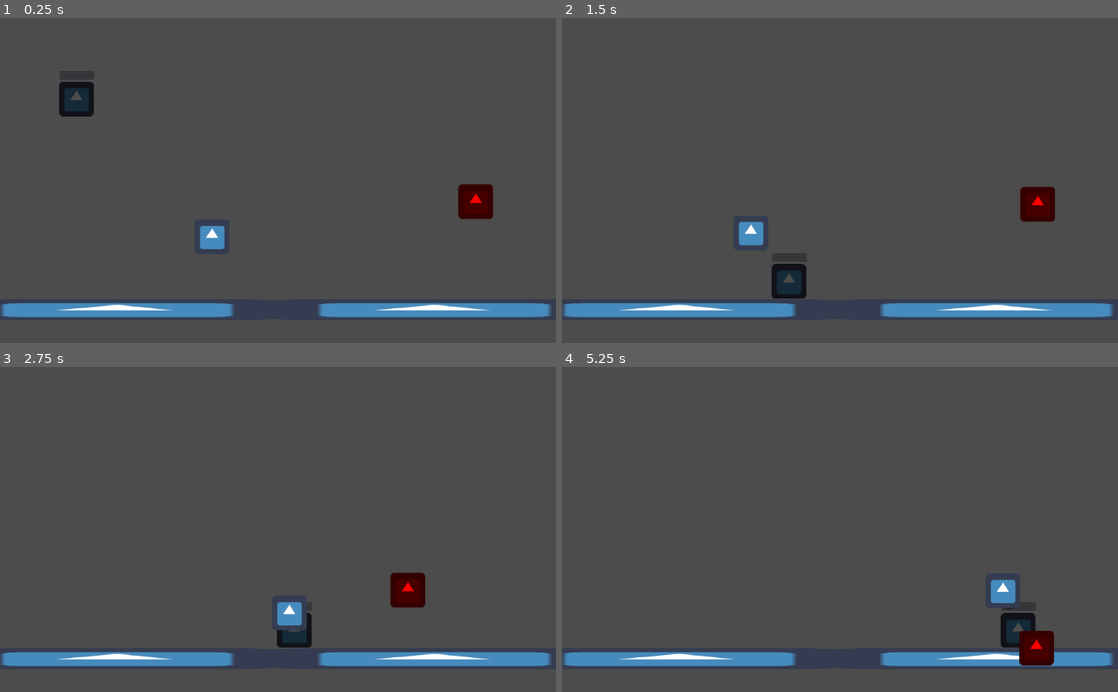
Above: before the commit, frames 1-4 (two rows, left to right).
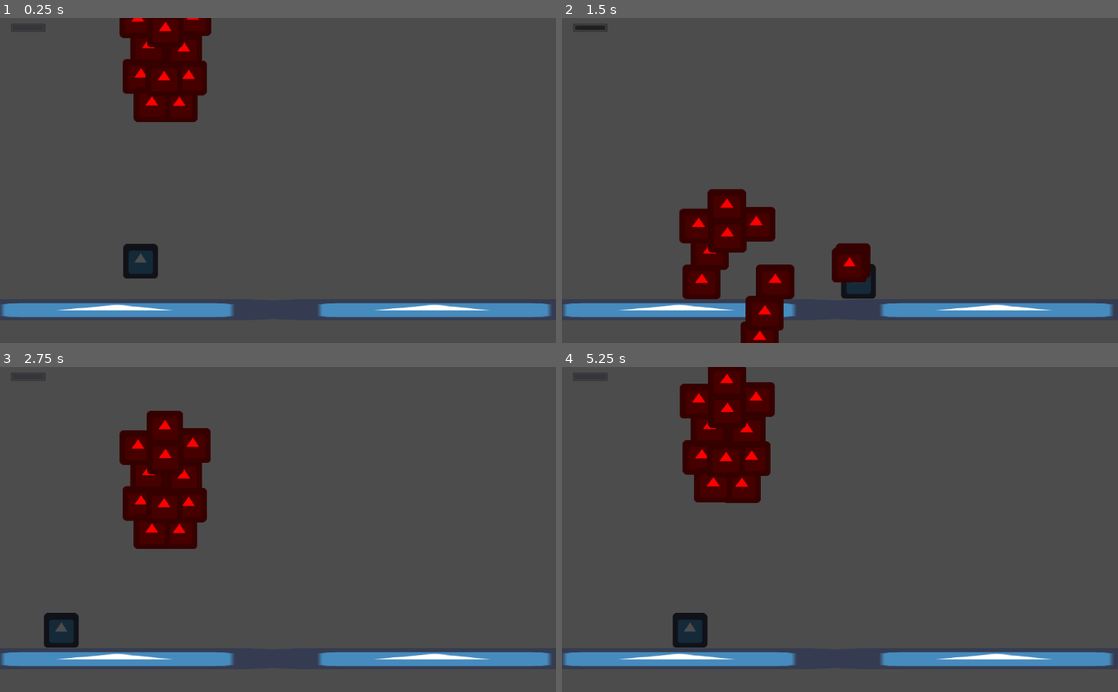
Above: after the commit, the same moments.

Repository: uspgamedev/welcome-to-your-mind
Game: Godot game, scene res://Stages/TestLevel.tscn
The game is run twice, just before and just after one commit, with the same random seed, the same clock (stepped at 60 frames per second) and the same inputs. The engine's default icon, where the game draws it, is replaced by a stand-in: a white triangle on a blue panel in a dark square. Sound files missing from this copy of the repository are replaced by a short silence.
Inputs:
- Up to frame 1 (0.25 s): no input
- Up to frame 2 (1.5 s): hold Right (ui_right) from 0.53 s (still down); tap Up (ui_up) at 0.77 s
- Up to frame 3 (2.75 s): tap Up (ui_up) at 1.52 s; release Right (ui_right) at 2.03 s; hold Left (ui_left) from 2.03 s (still down)
- Up to frame 4 (5.25 s): release Left (ui_left) at 2.78 s; hold Right (ui_right) 2.78-4.28 s; tap Up (ui_up) at 3.02, 3.77, 4.52 s; hold Left (ui_left) 4.28-5.03 s; hold Right (ui_right) from 5.03 s (still down)

The runs differ from the first frame. In frame 1, 6.8% of the frame differs, in the area x 2-89%, y 0-81%; in frame 2, 7.5%; in frame 3, 7.6%; in frame 4, 7.9%, in the area x 2-89%, y 0-92%.

Commit message:
Player fixes and TriggerWave movement

Diff:
--- a/Player/Player.gd
+++ b/Player/Player.gd
@@ -14,8 +14,8 @@
 var shake_counter = 0
 var triggers = []
 
-onready var timer = get_node("Timer")
-onready var timerbar = get_node("ProgressBar")
+onready var timer = get_node("DeathTimer")
+onready var timerbar = get_node("CanvasLayer/ProgressBar")
 
 func ready():
 	timerbar.value = 0
@@ -69,11 +69,11 @@
 func free_trigger():
 	shake_counter = 0
 	if triggers.empty():
+		timer.stop()
+		timerbar.value = 0
 		return
 	var trig = triggers.pop_back()
 	trig.shaked_off()
-	timer.stop()
-	timerbar.value = 0
 
 func add_trigger(trigger):
 	var pos = trigger.get_global_position() - get_global_position()
@@ -86,5 +86,5 @@
 func die():
     get_tree().change_scene("res://Stages/TestLevel.tscn")
 
-func _on_Timer_timeout():
+func _on_DeathTimer_timeout():
 	self.die()
--- a/Player/Player.tscn
+++ b/Player/Player.tscn
@@ -38,23 +38,31 @@
 one_shot = false
 autostart = false
 
-[node name="Timer" type="Timer" parent="." index="3"]
+[node name="DeathTimer" type="Timer" parent="." index="3"]
 
 process_mode = 1
-wait_time = 5.0
+wait_time = 1.0
 one_shot = false
 autostart = false
 
-[node name="ProgressBar" type="ProgressBar" parent="." index="4"]
+[node name="CanvasLayer" type="CanvasLayer" parent="." index="4"]
+
+layer = 1
+offset = Vector2( 0, 0 )
+rotation = 0.0
+scale = Vector2( 1, 1 )
+transform = Transform2D( 1, 0, 0, 1, 0, 0 )
+
+[node name="ProgressBar" type="ProgressBar" parent="CanvasLayer" index="0"]
 
 anchor_left = 0.0
 anchor_top = 0.0
 anchor_right = 0.0
 anchor_bottom = 0.0
-margin_left = -31.0
-margin_top = -52.0
-margin_right = 33.0
-margin_bottom = -36.0
+margin_left = 20.0
+margin_top = 10.0
+margin_right = 84.0
+margin_bottom = 26.0
 rect_pivot_offset = Vector2( 0, 0 )
 rect_clip_content = false
 mouse_filter = 0
@@ -62,15 +70,15 @@
 size_flags_horizontal = 1
 size_flags_vertical = 0
 min_value = 0.0
-max_value = 5.0
+max_value = 1.0
 step = 1.0
 page = 0.0
 value = 0.0
 exp_edit = false
 rounded = false
 percent_visible = false
-_sections_unfolded = [ "Percent" ]
+_sections_unfolded = [ "Percent", "Rect" ]
 
 [connection signal="timeout" from="ShakeTimer" to="." method="_on_ShakeTimer_timeout"]
 
-[connection signal="timeout" from="Timer" to="." method="_on_Timer_timeout"]
+[connection signal="timeout" from="DeathTimer" to="." method="_on_DeathTimer_timeout"]
--- /dev/null
+++ b/Stages/Depression/Enemies/TriggerWave.gd
@@ -0,0 +1,13 @@
+extends Node2D
+
+export (int)var SPEED = 300
+export (Vector2)var DIRECTION = Vector2(0, 1)
+
+
+func _physics_process(delta):
+	var velocity = DIRECTION.normalized() * SPEED * delta
+	set_position(get_position() + velocity)
+
+func _on_FloorDetectionArea_body_entered(body):
+	if body.is_in_group("floor"):
+		queue_free()
--- a/Stages/Depression/Enemies/TriggerWave.tscn
+++ b/Stages/Depression/Enemies/TriggerWave.tscn
@@ -1,35 +1,16 @@
-[gd_scene load_steps=15 format=2]
-
-[ext_resource path="res://Stages/Depression/Enemies/TriggerBase.tscn" type="PackedScene" id=1]
-[ext_resource path="res://Stages/Depression/Enemies/TriggerBad.gd" type="Script" id=2]
-
-[sub_resource type="CircleShape2D" id=1]
+[gd_scene load_steps=17 format=2]
+
+[ext_resource path="res://Stages/Depression/Enemies/TriggerWave.gd" type="Script" id=1]
+[ext_resource path="res://Stages/Depression/Enemies/TriggerBase.tscn" type="PackedScene" id=2]
+[ext_resource path="res://Stages/Depression/Enemies/TriggerBad.gd" type="Script" id=3]
+
+[sub_resource type="CircleShape2D" id=3]
 
 custom_solver_bias = 0.0
 radius = 50.0
 
-[sub_resource type="Animation" id=3]
-
-resource_name = "idle"
-length = 1.4
-loop = true
-step = 0.1
-tracks/0/type = "value"
-tracks/0/path = NodePath(".:position")
-tracks/0/interp = 1
-tracks/0/loop_wrap = true
-tracks/0/imported = false
-tracks/0/enabled = true
-tracks/0/keys = {
-"times": PoolRealArray( 0, 0.7 ),
-"transitions": PoolRealArray( 1, 1 ),
-"update": 0,
-"values": [ Vector2( 0, 10 ), Vector2( 0, -10 ) ]
-}
-
 [sub_resource type="Animation" id=4]
 
-resource_name = "idle"
 length = 1.4
 loop = true
 step = 0.1
@@ -48,7 +29,6 @@
 
 [sub_resource type="Animation" id=5]
 
-resource_name = "idle"
 length = 1.4
 loop = true
 step = 0.1
@@ -67,7 +47,6 @@
 
 [sub_resource type="Animation" id=6]
 
-resource_name = "idle"
 length = 1.4
 loop = true
 step = 0.1
@@ -86,7 +65,6 @@
 
 [sub_resource type="Animation" id=7]
 
-resource_name = "idle"
 length = 1.4
 loop = true
 step = 0.1
@@ -105,7 +83,6 @@
 
 [sub_resource type="Animation" id=8]
 
-resource_name = "idle"
 length = 1.4
 loop = true
 step = 0.1
@@ -124,7 +101,6 @@
 
 [sub_resource type="Animation" id=9]
 
-resource_name = "idle"
 length = 1.4
 loop = true
 step = 0.1
@@ -143,7 +119,6 @@
 
 [sub_resource type="Animation" id=10]
 
-resource_name = "idle"
 length = 1.4
 loop = true
 step = 0.1
@@ -162,7 +137,6 @@
 
 [sub_resource type="Animation" id=11]
 
-resource_name = "idle"
 length = 1.4
 loop = true
 step = 0.1
@@ -181,24 +155,41 @@
 
 [sub_resource type="Animation" id=12]
 
-resource_name = "idle"
-length = 1.4
-loop = true
-step = 0.1
-tracks/0/type = "value"
-tracks/0/path = NodePath(".:position")
-tracks/0/interp = 1
-tracks/0/loop_wrap = true
-tracks/0/imported = false
-tracks/0/enabled = true
-tracks/0/keys = {
-"times": PoolRealArray( 0, 0.7 ),
-"transitions": PoolRealArray( 1, 1 ),
-"update": 0,
-"values": [ Vector2( 0, 10 ), Vector2( 0, -10 ) ]
-}
-
-[sub_resource type="Animation" id=2]
+length = 1.4
+loop = true
+step = 0.1
+tracks/0/type = "value"
+tracks/0/path = NodePath(".:position")
+tracks/0/interp = 1
+tracks/0/loop_wrap = true
+tracks/0/imported = false
+tracks/0/enabled = true
+tracks/0/keys = {
+"times": PoolRealArray( 0, 0.7 ),
+"transitions": PoolRealArray( 1, 1 ),
+"update": 0,
+"values": [ Vector2( 0, 10 ), Vector2( 0, -10 ) ]
+}
+
+[sub_resource type="Animation" id=13]
+
+length = 1.4
+loop = true
+step = 0.1
+tracks/0/type = "value"
+tracks/0/path = NodePath(".:position")
+tracks/0/interp = 1
+tracks/0/loop_wrap = true
+tracks/0/imported = false
+tracks/0/enabled = true
+tracks/0/keys = {
+"times": PoolRealArray( 0, 0.7 ),
+"transitions": PoolRealArray( 1, 1 ),
+"update": 0,
+"values": [ Vector2( 0, 10 ), Vector2( 0, -10 ) ]
+}
+
+[sub_resource type="Animation" id=1]
 
 resource_name = "pulse"
 length = 1.0
@@ -217,21 +208,29 @@
 "values": [ Vector2( 1, 1 ), Vector2( 1.1, 1 ) ]
 }
 
+[sub_resource type="RectangleShape2D" id=2]
+
+custom_solver_bias = 0.0
+extents = Vector2( 70, 20 )
+
 [node name="TriggerWave" type="Node2D" index="0"]
 
+script = ExtResource( 1 )
 _sections_unfolded = [ "Transform" ]
-
-[node name="TriggerBase" parent="." index="0" instance=ExtResource( 1 )]
+SPEED = 300
+DIRECTION = Vector2( 0, 1 )
+
+[node name="TriggerBase" parent="." index="0" instance=ExtResource( 2 )]
 
 editor/display_folded = true
 modulate = Color( 1, 0, 0, 1 )
 position = Vector2( 32.5022, 1.10803 )
-script = ExtResource( 2 )
+script = ExtResource( 3 )
 _sections_unfolded = [ "Visibility", "Z Index" ]
 
 [node name="CollisionShape2D" type="CollisionShape2D" parent="TriggerBase/Area2D" index="0"]
 
-shape = SubResource( 1 )
+shape = SubResource( 3 )
 
 [node name="ShakenOffTimer" type="Timer" parent="TriggerBase" index="2"]
 
@@ -240,21 +239,21 @@
 one_shot = true
 autostart = false
 
-[node name="TriggerBase2" parent="." index="1" instance=ExtResource( 1 )]
+[node name="TriggerBase2" parent="." index="1" instance=ExtResource( 2 )]
 
 editor/display_folded = true
 modulate = Color( 1, 0, 0, 1 )
 position = Vector2( 48.1808, -57.4263 )
-script = ExtResource( 2 )
+script = ExtResource( 3 )
 _sections_unfolded = [ "Visibility", "Z Index" ]
 
 [node name="AnimationPlayer" parent="TriggerBase2/Sprite" index="0"]
 
-anims/idle = SubResource( 3 )
+anims/idle = SubResource( 4 )
 
 [node name="CollisionShape2D" type="CollisionShape2D" parent="TriggerBase2/Area2D" index="0"]
 
-shape = SubResource( 1 )
+shape = SubResource( 3 )
 
 [node name="ShakenOffTimer" type="Timer" parent="TriggerBase2" index="2"]
 
@@ -263,21 +262,21 @@
 one_shot = true
 autostart = false
 
-[node name="TriggerBase3" parent="." index="2" instance=ExtResource( 1 )]
+[node name="TriggerBase3" parent="." index="2" instance=ExtResource( 2 )]
 
 editor/display_folded = true
 modulate = Color( 1, 0, 0, 1 )
 position = Vector2( -43.0146, 49.1909 )
-script = ExtResource( 2 )
+script = ExtResource( 3 )
 _sections_unfolded = [ "Visibility", "Z Index" ]
 
 [node name="AnimationPlayer" parent="TriggerBase3/Sprite" index="0"]
 
-anims/idle = SubResource( 4 )
+anims/idle = SubResource( 5 )
 
 [node name="CollisionShape2D" type="CollisionShape2D" parent="TriggerBase3/Area2D" index="0"]
 
-shape = SubResource( 1 )
+shape = SubResource( 3 )
 
 [node name="ShakenOffTimer" type="Timer" parent="TriggerBase3" index="2"]
 
@@ -286,21 +285,21 @@
 one_shot = true
 autostart = false
 
-[node name="TriggerBase4" parent="." index="3" instance=ExtResource( 1 )]
+[node name="TriggerBase4" parent="." index="3" instance=ExtResource( 2 )]
 
 editor/display_folded = true
 modulate = Color( 1, 0, 0, 1 )
 position = Vector2( -29.7682, -5.01938 )
-script = ExtResource( 2 )
+script = ExtResource( 3 )
 _sections_unfolded = [ "Visibility", "Z Index" ]
 
 [node name="AnimationPlayer" parent="TriggerBase4/Sprite" index="0"]
 
-anims/idle = SubResource( 5 )
+anims/idle = SubResource( 6 )
 
 [node name="CollisionShape2D" type="CollisionShape2D" parent="TriggerBase4/Area2D" index="0"]
 
-shape = SubResource( 1 )
+shape = SubResource( 3 )
 
 [node name="ShakenOffTimer" type="Timer" parent="TriggerBase4" index="2"]
 
@@ -309,21 +308,21 @@
 one_shot = true
 autostart = false
 
-[node name="TriggerBase5" parent="." index="4" instance=ExtResource( 1 )]
+[node name="TriggerBase5" parent="." index="4" instance=ExtResource( 2 )]
 
 editor/display_folded = true
 modulate = Color( 1, 0, 0, 1 )
 position = Vector2( 24.2963, 101.678 )
-script = ExtResource( 2 )
+script = ExtResource( 3 )
 _sections_unfolded = [ "Visibility", "Z Index" ]
 
 [node name="AnimationPlayer" parent="TriggerBase5/Sprite" index="0"]
 
-anims/idle = SubResource( 6 )
+anims/idle = SubResource( 7 )
 
 [node name="CollisionShape2D" type="CollisionShape2D" parent="TriggerBase5/Area2D" index="0"]
 
-shape = SubResource( 1 )
+shape = SubResource( 3 )
 
 [node name="ShakenOffTimer" type="Timer" parent="TriggerBase5" index="2"]
 
@@ -332,21 +331,21 @@
 one_shot = true
 autostart = false
 
-[node name="TriggerBase6" parent="." index="5" instance=ExtResource( 1 )]
+[node name="TriggerBase6" parent="." index="5" instance=ExtResource( 2 )]
 
 editor/display_folded = true
 modulate = Color( 1, 0, 0, 1 )
 position = Vector2( 40.8346, 51.8613 )
-script = ExtResource( 2 )
+script = ExtResource( 3 )
 _sections_unfolded = [ "Visibility", "Z Index" ]
 
 [node name="AnimationPlayer" parent="TriggerBase6/Sprite" index="0"]
 
-anims/idle = SubResource( 7 )
+anims/idle = SubResource( 8 )
 
 [node name="CollisionShape2D" type="CollisionShape2D" parent="TriggerBase6/Area2D" index="0"]
 
-shape = SubResource( 1 )
+shape = SubResource( 3 )
 
 [node name="ShakenOffTimer" type="Timer" parent="TriggerBase6" index="2"]
 
@@ -355,21 +354,21 @@
 one_shot = true
 autostart = false
 
-[node name="TriggerBase7" parent="." index="6" instance=ExtResource( 1 )]
+[node name="TriggerBase7" parent="." index="6" instance=ExtResource( 2 )]
 
 editor/display_folded = true
 modulate = Color( 1, 0, 0, 1 )
 position = Vector2( -48.2906, -54.0524 )
-script = ExtResource( 2 )
+script = ExtResource( 3 )
 _sections_unfolded = [ "Visibility", "Z Index" ]
 
 [node name="AnimationPlayer" parent="TriggerBase7/Sprite" index="0"]
 
-anims/idle = SubResource( 8 )
+anims/idle = SubResource( 9 )
 
 [node name="CollisionShape2D" type="CollisionShape2D" parent="TriggerBase7/Area2D" index="0"]
 
-shape = SubResource( 1 )
+shape = SubResource( 3 )
 
 [node name="ShakenOffTimer" type="Timer" parent="TriggerBase7" index="2"]
 
@@ -378,21 +377,21 @@
 one_shot = true
 autostart = false
 
-[node name="TriggerBase8" parent="." index="7" instance=ExtResource( 1 )]
+[node name="TriggerBase8" parent="." index="7" instance=ExtResource( 2 )]
 
 editor/display_folded = true
 modulate = Color( 1, 0, 0, 1 )
 position = Vector2( -23.8281, 100.916 )
-script = ExtResource( 2 )
+script = ExtResource( 3 )
 _sections_unfolded = [ "Visibility", "Z Index" ]
 
 [node name="AnimationPlayer" parent="TriggerBase8/Sprite" index="0"]
 
-anims/idle = SubResource( 9 )
+anims/idle = SubResource( 10 )
 
 [node name="CollisionShape2D" type="CollisionShape2D" parent="TriggerBase8/Area2D" index="0"]
 
-shape = SubResource( 1 )
+shape = SubResource( 3 )
 
 [node name="ShakenOffTimer" type="Timer" parent="TriggerBase8" index="2"]
 
@@ -401,21 +400,21 @@
 one_shot = true
 autostart = false
 
-[node name="TriggerBase9" parent="." index="8" instance=ExtResource( 1 )]
+[node name="TriggerBase9" parent="." index="8" instance=ExtResource( 2 )]
 
 editor/display_folded = true
 modulate = Color( 1, 0, 0, 1 )
 position = Vector2( -0.858673, -89.7392 )
-script = ExtResource( 2 )
+script = ExtResource( 3 )
 _sections_unfolded = [ "Visibility", "Z Index" ]
 
 [node name="AnimationPlayer" parent="TriggerBase9/Sprite" index="0"]
 
-anims/idle = SubResource( 10 )
+anims/idle = SubResource( 11 )
 
 [node name="CollisionShape2D" type="CollisionShape2D" parent="TriggerBase9/Area2D" index="0"]
 
-shape = SubResource( 1 )
+shape = SubResource( 3 )
 
 [node name="ShakenOffTimer" type="Timer" parent="TriggerBase9" index="2"]
 
@@ -424,21 +423,21 @@
 one_shot = true
 autostart = false
 
-[node name="TriggerBase10" parent="." index="9" instance=ExtResource( 1 )]
+[node name="TriggerBase10" parent="." index="9" instance=ExtResource( 2 )]
 
 editor/display_folded = true
 modulate = Color( 1, 0, 0, 1 )
 position = Vector2( -2.33605, 54.3045 )
-script = ExtResource( 2 )
+script = ExtResource( 3 )
 _sections_unfolded = [ "Visibility", "Z Index" ]
 
 [node name="AnimationPlayer" parent="TriggerBase10/Sprite" index="0"]
 
-anims/idle = SubResource( 11 )
+anims/idle = SubResource( 12 )
 
 [node name="CollisionShape2D" type="CollisionShape2D" parent="TriggerBase10/Area2D" index="0"]
 
-shape = SubResource( 1 )
+shape = SubResource( 3 )
 
 [node name="ShakenOffTimer" type="Timer" parent="TriggerBase10" index="2"]
 
@@ -447,21 +446,21 @@
 one_shot = true
 autostart = false
 
-[node name="TriggerBase11" parent="." index="10" instance=ExtResource( 1 )]
+[node name="TriggerBase11" parent="." index="10" instance=ExtResource( 2 )]
 
 editor/display_folded = true
 modulate = Color( 1, 0, 0, 1 )
 position = Vector2( -0.119985, -36.5539 )
-script = ExtResource( 2 )
+script = ExtResource( 3 )
 _sections_unfolded = [ "Visibility", "Z Index" ]
 
 [node name="AnimationPlayer" parent="TriggerBase11/Sprite" index="0"]
 
-anims/idle = SubResource( 12 )
+anims/idle = SubResource( 13 )
 
 [node name="CollisionShape2D" type="CollisionShape2D" parent="TriggerBase11/Area2D" index="0"]
 
-shape = SubResource( 1 )
+shape = SubResource( 3 )
 
 [node name="ShakenOffTimer" type="Timer" parent="TriggerBase11" index="2"]
 
@@ -477,8 +476,27 @@
 playback_process_mode = 1
 playback_default_blend_time = 0.0
 playback_speed = 1.0
-anims/pulse = SubResource( 2 )
+anims/pulse = SubResource( 1 )
 blend_times = [  ]
+
+[node name="FloorDetectionArea" type="Area2D" parent="." index="12"]
+
+position = Vector2( 0, -140 )
+input_pickable = true
+gravity_vec = Vector2( 0, 1 )
+gravity = 98.0
+linear_damp = 0.1
+angular_damp = 1.0
+audio_bus_override = false
+audio_bus_name = "Master"
+_sections_unfolded = [ "Transform" ]
+
+[node name="CollisionShape2D" type="CollisionShape2D" parent="FloorDetectionArea" index="0"]
+
+shape = SubResource( 2 )
+_sections_unfolded = [ "Transform" ]
+
+[connection signal="body_entered" from="FloorDetectionArea" to="." method="_on_FloorDetectionArea_body_entered"]
 
 
 [editable path="TriggerBase"]
--- a/Stages/TestLevel.gd
+++ b/Stages/TestLevel.gd
@@ -1,18 +1,9 @@
 extends Node
 
-# class member variables go here, for example:
-# var a = 2
-# var b = "textvar"
 onready var ASP = get_node("AudioStreamPlayer2D")
 
 func _ready():
 	ASP.play()
 
-#func _process(delta):
-#	# Called every frame. Delta is time since last frame.
-#	# Update game logic here.
-#	pass
-
-
 func _on_AudioStreamPlayer2D_finished():
 	ASP.play()
--- a/Stages/TestLevel.tscn
+++ b/Stages/TestLevel.tscn
@@ -1,34 +1,25 @@
-[gd_scene load_steps=8 format=2]
+[gd_scene load_steps=7 format=2]
 
 [ext_resource path="res://Stages/TestLevel.gd" type="Script" id=1]
-[ext_resource path="res://Stages/Depression/Enemies/TriggerGood.tscn" type="PackedScene" id=2]
-[ext_resource path="res://Stages/Depression/Enemies/TriggerBad.tscn" type="PackedScene" id=3]
-[ext_resource path="res://Player/Player.tscn" type="PackedScene" id=4]
-[ext_resource path="res://icon.png" type="Texture" id=5]
-[ext_resource path="res://Stages/b423b42.wav" type="AudioStream" id=6]
+[ext_resource path="res://Player/Player.tscn" type="PackedScene" id=2]
+[ext_resource path="res://icon.png" type="Texture" id=3]
+[ext_resource path="res://Stages/Depression/Enemies/TriggerWave.tscn" type="PackedScene" id=4]
+[ext_resource path="res://Stages/b423b42.wav" type="AudioStream" id=5]
 
 [sub_resource type="RectangleShape2D" id=1]
 
 custom_solver_bias = 0.0
 extents = Vector2( 300, 20 )
 
-[node name="Node" type="Node" index="0"]
+[node name="Node" type="Node"]
 
 script = ExtResource( 1 )
 
-[node name="TriggerGood" parent="." index="0" instance=ExtResource( 2 )]
+[node name="Player" parent="." index="0" instance=ExtResource( 2 )]
 
-position = Vector2( 390.433, 400.971 )
+position = Vector2( 258.809, 366.755 )
 
-[node name="TriggerBase" parent="." index="1" instance=ExtResource( 3 )]
-
-position = Vector2( 876.163, 336.46 )
-
-[node name="Player" parent="." index="2" instance=ExtResource( 4 )]
-
-position = Vector2( 140.662, 66.8426 )
-
-[node name="Floor" type="Node2D" parent="." index="3"]
+[node name="Floor" type="Node2D" parent="." index="1"]
 
 position = Vector2( 203.123, 190.275 )
 _sections_unfolded = [ "Transform" ]
@@ -36,7 +27,9 @@
 "_edit_group_": true
 }
 
-[node name="StaticBody2D2" type="StaticBody2D" parent="Floor" index="0"]
+[node name="StaticBody2D2" type="StaticBody2D" parent="Floor" index="0" groups=[
+"floor",
+]]
 
 editor/display_folded = true
 position = Vector2( 592.725, 348.255 )
@@ -64,7 +57,9 @@
 "_edit_lock_": true
 }
 
-[node name="StaticBody2D" type="StaticBody2D" parent="Floor" index="1"]
+[node name="StaticBody2D" type="StaticBody2D" parent="Floor" index="1" groups=[
+"floor",
+]]
 
 editor/display_folded = true
 position = Vector2( 8.16223, 348.255 )
@@ -92,9 +87,13 @@
 "_edit_lock_": true
 }
 
-[node name="AudioStreamPlayer2D" type="AudioStreamPlayer2D" parent="." index="4"]
+[node name="TriggerWave" parent="." index="2" instance=ExtResource( 4 )]
 
-stream = ExtResource( 6 )
+position = Vector2( 304.456, -19.1765 )
+
+[node name="AudioStreamPlayer2D" type="AudioStreamPlayer2D" parent="." index="3"]
+
+stream = ExtResource( 5 )
 volume_db = 0.0
 pitch_scale = 1.0
 autoplay = false
@@ -102,5 +101,8 @@
 attenuation = 1.0
 bus = "Master"
 area_mask = 1
+__meta__ = {
+"_edit_lock_": true
+}
 
 [connection signal="finished" from="AudioStreamPlayer2D" to="." method="_on_AudioStreamPlayer2D_finished"]
Not shown: 2 places in Stages/TestLevel.tscn that only renumber resources
